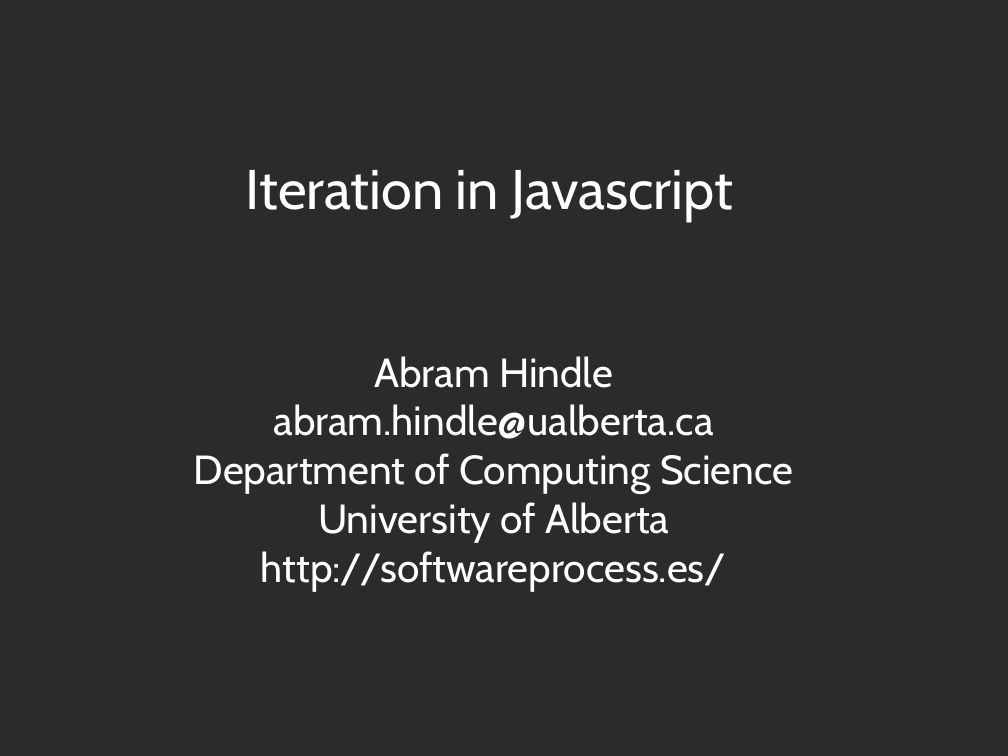
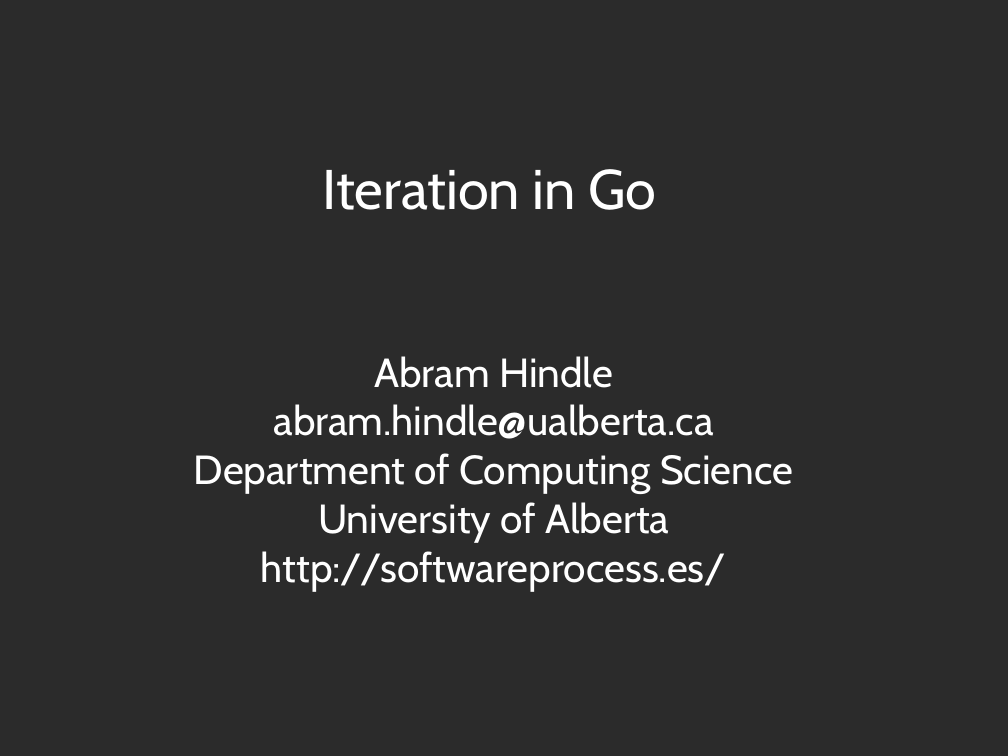
Before and after one commit to abramhindle/python-iteration-talk, a slide deck: slide 1 of iteration-talk-go.odp. Drawn at 1008x756 pixels with LibreOffice and Linux fonts; fonts in the diff are those of the drawing; background and template pictures are left out; a plain dark background stands for a picture behind light text. Boxes give left, top, right and bottom in pixels: in the first picture for what was removed or moved away, otherwise in the second. Text is boxed around its words. In the diff, an @@ line names an element or a change of style, - is before the commit and + after.

```diff
--- a/iteration-talk-go.odp
+++ b/iteration-talk-go.odp
@@ title at (323, 169, 656, 210): text changed @@
-Iteration in Javascript
+Iteration in Go
```
Also in this commit, not shown: 2 other slides changed, 4 slides added, 1 other file.
